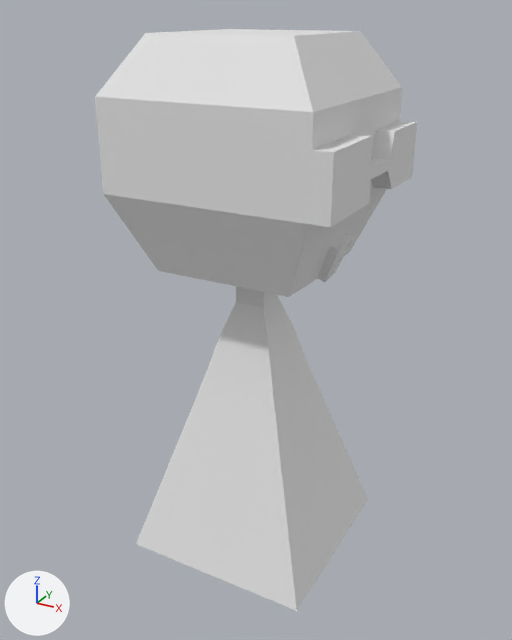
One commit to the FBX model IntGameDevMidterm_Fall19/Assets/Visual Stuff/3D Models/coolPerson.fbx: the scene before it, then after it.
Before and after are seen from a 50 mm lens placed at (3.21, -5.86, 4.49), pointed at (0.02, -0.06, 1.6). Lighting does not change. The marker at lower left points along +X, +Y and +Z.
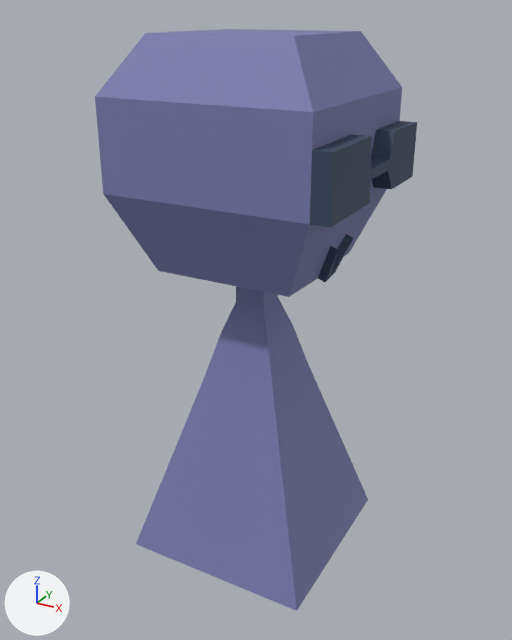
Location of each change, [x1, y1, x2, y2] in pixels of the pictures (512 x 640 px):
```json
{"object": "Cube", "change": "recoloured", "before": [95, 29, 417, 611], "after": [95, 29, 417, 611], "on screen": "white to blue"}
{"part": 1, "of": "me_cube", "change": "recoloured", "before": [310, 121, 417, 227], "after": [310, 121, 417, 227], "on screen": "white to blue"}
{"part": 2, "of": "me_cube", "change": "recoloured", "before": [318, 234, 353, 282], "after": [318, 234, 353, 282], "on screen": "white to blue"}
```

Edits to the scene script, one JSON object a line:
```json
{"op": "set", "path": "mat_material.base_color", "old": "(0.8, 0.8, 0.8)", "new": "(0.197, 0.204, 0.429)", "note": "white #e7e7e7 -> blue #7b7daf"}
{"op": "add", "block": "mat_material_001", "code": ["mat_material_001 = principled_material('Material.001')", "mat_material_001.base_color = (0.0425, 0.0668, 0.119)  # dark blue #3a4961", "mat_material_001.roughness = 0.69"]}
{"block": "me_cube", "where": "me_cube.from_pydata(...)  # 68 vertices, 57 faces; spans x -1.02..1.19, y -1.02..1.02, z -1.0..4.31"}
{"block": "me_cube", "where": "# used by ob_cube; location = (0.0, 0.0, 0.0)"}
{"block": "me_cube", "change": "me_cube part 1: all 14 faces centred in x 1.1..1.19, y -1.02..1.02, z 2.97..3.54 switch from mat_material (white #e7e7e7) to mat_material_001 (dark blue #3a4961)"}
{"block": "me_cube", "change": "me_cube part 2: all 8 faces centred in x 0.73..0.82, y -0.14..0.2, z 2.17..2.35 switch from mat_material (white #e7e7e7) to mat_material_001 (dark blue #3a4961)"}
```
